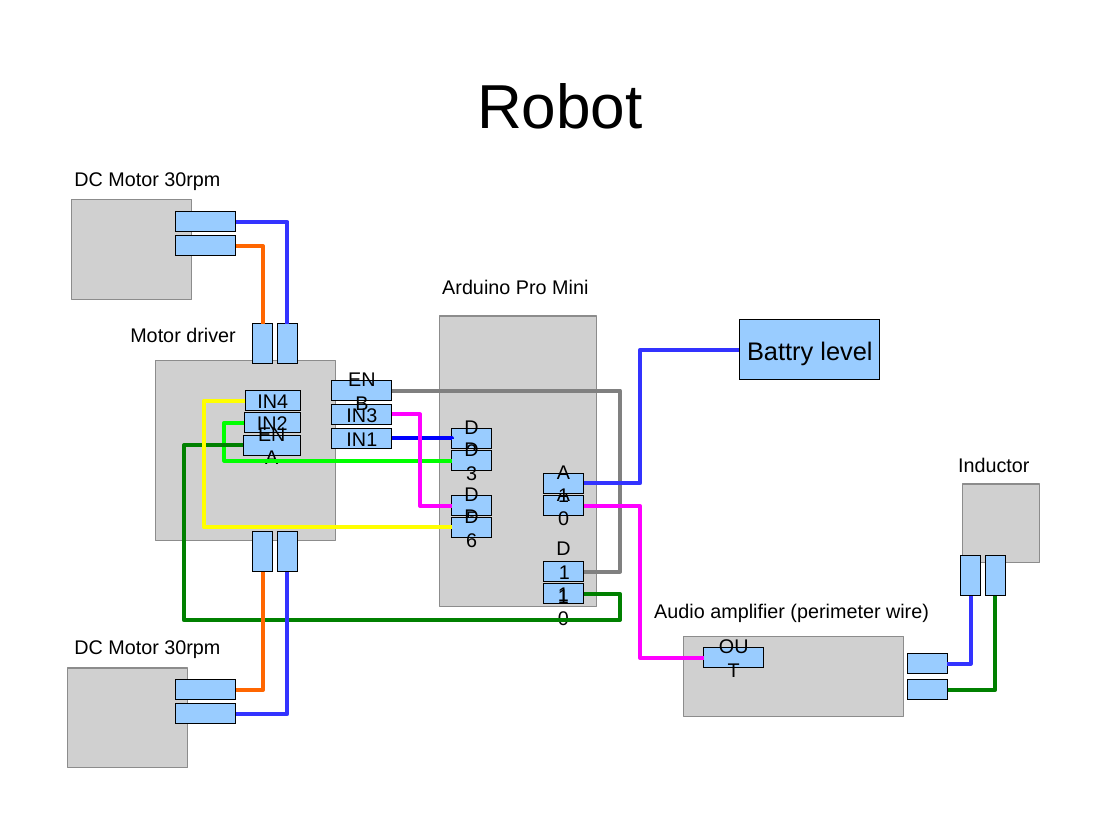
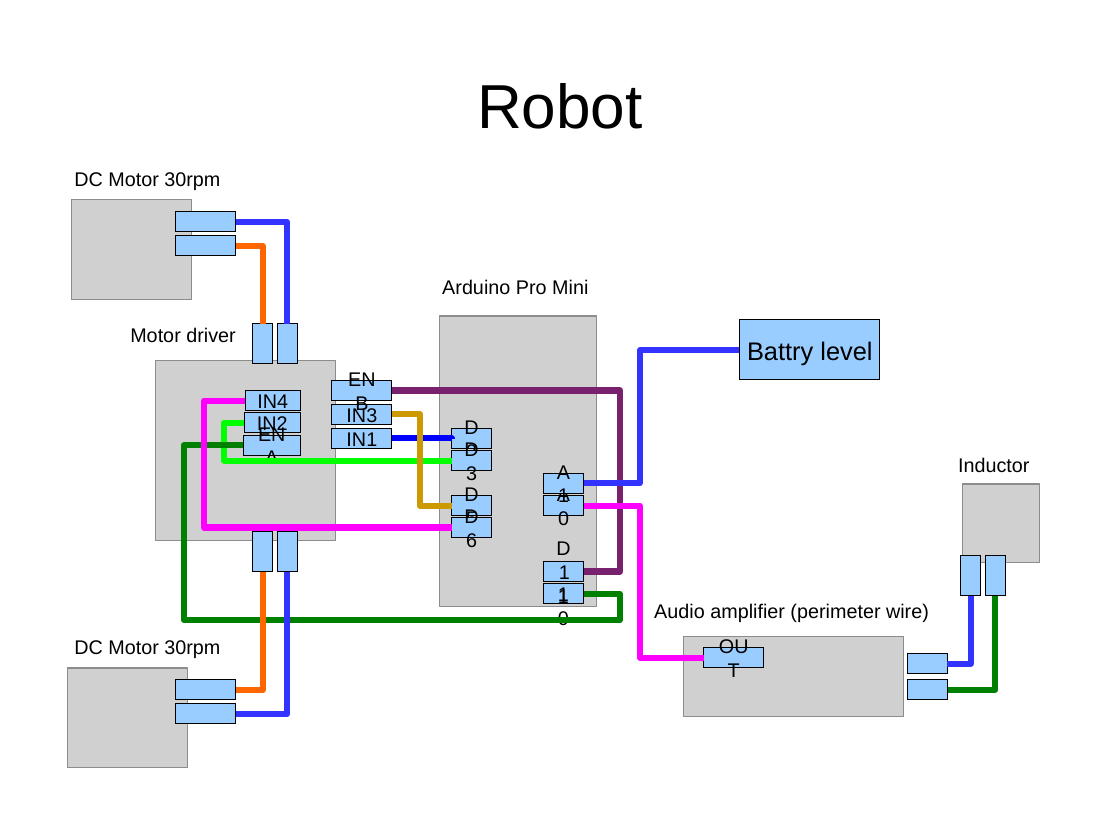
Before and after one commit to eerimoq/romeo, a slide deck: slide 2 of doc/schematics.odp. Drawn at 1120x840 pixels with LibreOffice and Linux fonts; fonts in the diff are those of the drawing; grey boxes stand for pictures. Boxes give left, top, right and bottom in pixels: in the first picture for what was removed or moved away, otherwise in the second. Text is boxed around its words. In the diff, an @@ line names an element or a change of style, - is before the commit and + after.

```diff
--- a/doc/schematics.odp
+++ b/doc/schematics.odp
@@ elbow line (583, 484) - (740, 350): stroke #3333FF 2.89 pt to #3333FF 4.31 pt @@
@@ elbow line (245, 400) - (451, 527): stroke #FFFF00 2.83 pt to #FF00FF 4.31 pt @@
@@ elbow line (392, 415) - (452, 506): stroke #FF00FF 2.83 pt to #CC9900 4.31 pt @@
@@ elbow line (392, 390) - (583, 572): stroke #808080 2.83 pt to #77216F 4.31 pt @@
@@ elbow line (243, 445) - (583, 594): stroke #008000 2.83 pt to #008000 4.31 pt @@
@@ elbow line (245, 423) - (451, 460): stroke #00FF00 2.83 pt to #00FF00 4.31 pt @@
@@ elbow line (392, 438) - (452, 439): stroke #0000FF 2.83 pt to #0000FF 4.31 pt @@
@@ elbow line (583, 506) - (704, 658): stroke #FF00FF 2.83 pt to #FF00FF 4.31 pt @@
```
Also in this commit, not shown: 1 other slide changed, 2 other files.
